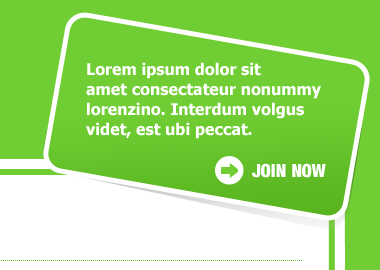
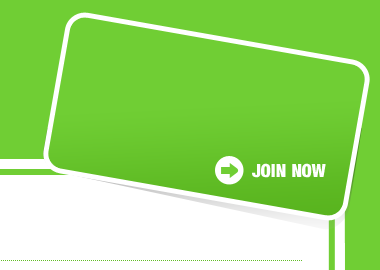
Layers edited between the first and the second (380, 270) image:
hid "Lorem ipsum dolor sit amet co" over [86, 62, 321, 139]
